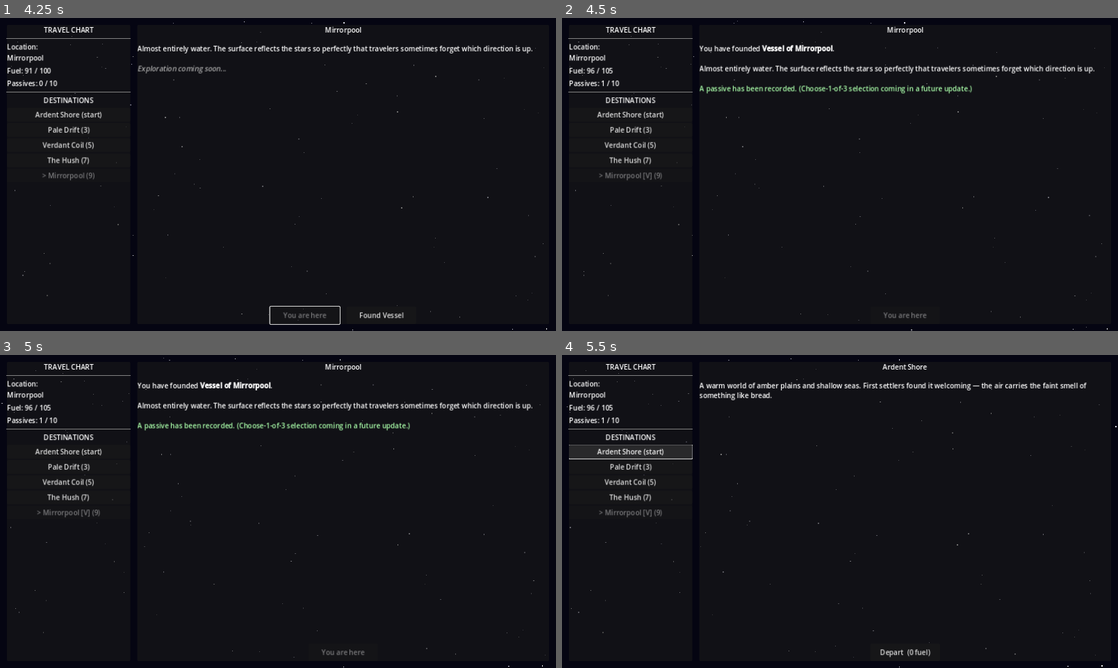
Above: before the commit, frames 1-4 (two rows, left to right).
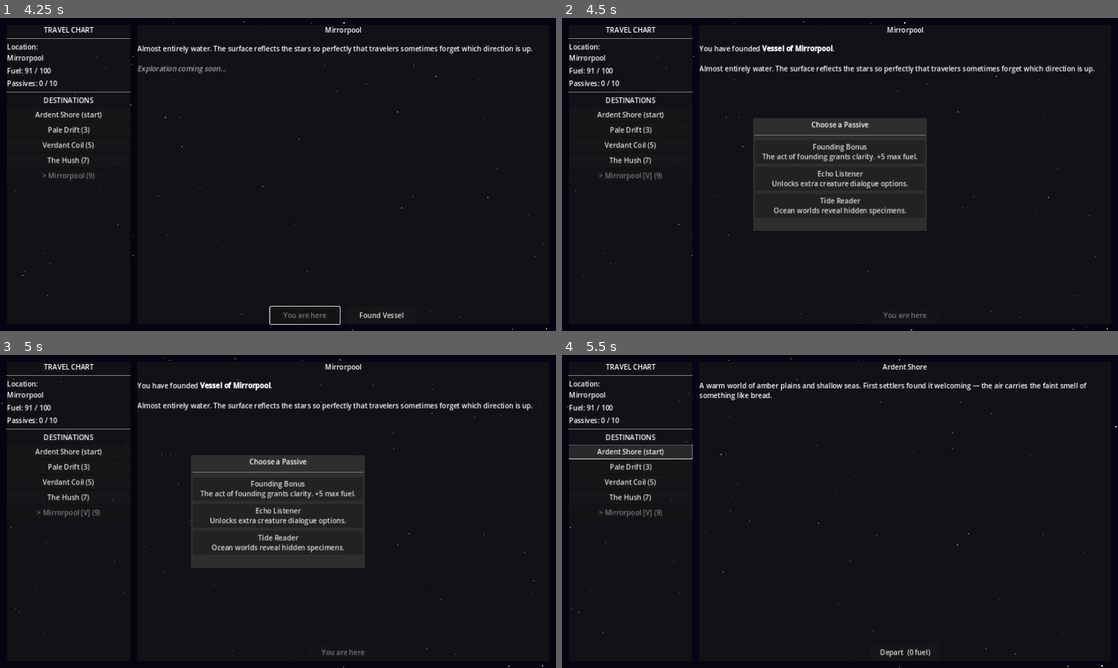
Above: after the commit, the same moments.

Repository: ColdTie/Metanoia-Vessel-2D
Game: Godot game, scene res://scenes/travel/travel_screen.tscn
Same seed, same stepped clock (60 frames per second), same inputs: the game is played once before the commit and once after it.
Inputs:
- Up to frame 1 (4.25 s): click "Pale Drift (3)" at 0.5 s; click "Verdant Coil (5)" at 1.25 s; click "The Hush (7)" at 2 s; click "Mirrorpool (9)" at 2.75 s; click "Depart (9 fuel)" at 3.5 s
- Up to frame 2 (4.5 s): click "Found Vessel" at 4.25 s
- Up to frame 3 (5 s): no input
- Up to frame 4 (5.5 s): click "Ardent Shore (start)" at 5 s

Frame 1 is identical in both runs. In frame 2, 6.5% of the frame differs, in the area x 5-74%, y 15-68%; in frame 3, 6.5%; in frame 4, less than 0.1%.

Commit message:
feat: choose-1-of-3 passive selection on settling
Replaces the always-auto-granted Founding Bonus with a real reward
choice: GameState.PASSIVE_ROSTER holds the 6 defined passives,
get_passive_choices() draws up to 3 unowned ones (guaranteeing
Founding Bonus on the very first settlement), and grant_passive_by_id()
applies the pick. travel_screen.gd shows the choice in a PopupPanel
right after founding a Vessel.

Only Founding Bonus has a coded effect (+5 max fuel) so far; the rest
are recorded with their planned effect text but not yet wired into
gameplay, matching the roster's existing TODO status in systems.md.

Co-Authored-By: Claude Sonnet 5 <noreply@anthropic.com>
Claude-Session: https://claude.ai/code/session_01Y8doJ2TzNookcLXgaPgho1

Diff:
--- a/scripts/autoloads/game_state.gd
+++ b/scripts/autoloads/game_state.gd
@@ -3,6 +3,41 @@
 # Singleton: all mutable game state. Access via GameState.x anywhere.
 
 const MAX_PASSIVES := 10  # Reaching this triggers void unlock check
+
+# Full passive pool for the choose-1-of-3 settling reward. Roster is still
+# growing (see design/systems.md) — 6 of the planned 10 are defined here.
+const PASSIVE_ROSTER: Array = [
+	{
+		"id": "founding_bonus",
+		"name": "Founding Bonus",
+		"desc": "The act of founding grants clarity. +5 max fuel.",
+	},
+	{
+		"id": "root_knowledge",
+		"name": "Root Knowledge",
+		"desc": "Jungle worlds yield extra specimens.",
+	},
+	{
+		"id": "echo_listener",
+		"name": "Echo Listener",
+		"desc": "Unlocks extra creature dialogue options.",
+	},
+	{
+		"id": "frost_hardened",
+		"name": "Frost Hardened",
+		"desc": "Ice-world travel costs 1 less fuel.",
+	},
+	{
+		"id": "tide_reader",
+		"name": "Tide Reader",
+		"desc": "Ocean worlds reveal hidden specimens.",
+	},
+	{
+		"id": "dust_walker",
+		"name": "Dust Walker",
+		"desc": "Desert worlds never trigger forced combat.",
+	},
+]
 
 var current_world: String = "Ardent Shore"
 var passives: Array = []          # Array of {id, name, desc, source}
@@ -118,6 +153,55 @@
 		_trigger_void_check()
 
 
+func get_passive_choices() -> Array:
+	var owned_ids: Array = []
+	for p in passives:
+		owned_ids.append(p.get("id", ""))
+
+	var available: Array = []
+	for def in PASSIVE_ROSTER:
+		if not owned_ids.has(def["id"]):
+			available.append(def)
+	available.shuffle()
+
+	var choices: Array = []
+	# First settlement always offers Founding Bonus as one of the three.
+	if passives.is_empty():
+		for def in available:
+			if def["id"] == "founding_bonus":
+				choices.append(def)
+				available.erase(def)
+				break
+
+	while choices.size() < 3 and not available.is_empty():
+		choices.append(available.pop_front())
+
+	return choices
+
+
+func grant_passive_by_id(passive_id: String, source: String) -> bool:
+	var def := {}
+	for candidate in PASSIVE_ROSTER:
+		if candidate["id"] == passive_id:
+			def = candidate
+			break
+	if def.is_empty():
+		return false
+
+	add_passive({
+		"id": def["id"],
+		"name": def["name"],
+		"desc": def["desc"],
+		"source": source,
+	})
+
+	if passive_id == "founding_bonus":
+		max_fuel += 5
+		refuel(5)
+
+	return true
+
+
 func _trigger_void_check() -> void:
 	# UNRESOLVED: does the replicator feed into the void endgame?
 	# Do not implement without resolving that design question first.
--- a/scripts/travel/travel_screen.gd
+++ b/scripts/travel/travel_screen.gd
@@ -20,6 +20,9 @@
 var _world_desc_label: RichTextLabel
 var _depart_button: Button
 var _settle_button: Button
+
+var _passive_popup: PopupPanel
+var _passive_list: VBoxContainer
 
 var _selected_world_id: String = ""
 
@@ -99,6 +102,7 @@
 
 	_build_left_panel(root)
 	_build_right_panel(root)
+	_build_passive_popup(root)
 
 
 func _build_left_panel(parent: Control) -> void:
@@ -199,6 +203,27 @@
 	_settle_button.custom_minimum_size = Vector2(160.0, 40.0)
 	_settle_button.pressed.connect(_on_settle_pressed)
 	btn_row.add_child(_settle_button)
+
+
+func _build_passive_popup(parent: Control) -> void:
+	_passive_popup = PopupPanel.new()
+	_passive_popup.name = "PassivePopup"
+	parent.add_child(_passive_popup)
+
+	var vbox := VBoxContainer.new()
+	vbox.custom_minimum_size = Vector2(360.0, 0.0)
+	vbox.add_theme_constant_override("separation", 10)
+	_passive_popup.add_child(vbox)
+
+	var title := Label.new()
+	title.text = "Choose a Passive"
+	title.horizontal_alignment = HORIZONTAL_ALIGNMENT_CENTER
+	vbox.add_child(title)
+	vbox.add_child(HSeparator.new())
+
+	_passive_list = VBoxContainer.new()
+	_passive_list.add_theme_constant_override("separation", 8)
+	vbox.add_child(_passive_list)
 
 
 func _make_label(text: String) -> Label:
@@ -290,26 +315,41 @@
 	world["settled"] = true
 	world["vessel_name"] = "Vessel of " + world["name"]
 
-	# Grant the founding passive (choose-1-of-3 UI is TODO)
-	GameState.add_passive({
-		"id": "founding_bonus",
-		"name": "Founding Bonus",
-		"desc": "The act of founding grants clarity. +5 max fuel.",
-		"source": world["name"],
-	})
-	GameState.max_fuel += 5
-	GameState.refuel(5)
-
 	_settle_button.visible = false
 	_populate_destinations()
 	_refresh_status()
 
 	_world_desc_label.text = \
 		"You have founded [b]" + world["vessel_name"] + "[/b].\n\n" \
-		+ world.get("description", "") \
-		+ "\n\n[color=#aaffaa]A passive has been recorded. " \
-		+ "(Choose-1-of-3 selection coming in a future update.)[/color]"
-
+		+ world.get("description", "")
+
+	SaveLoad.save_game()
+	_offer_passive_choice(world["name"])
+
+
+func _offer_passive_choice(source: String) -> void:
+	var choices: Array = GameState.get_passive_choices()
+	if choices.is_empty():
+		return
+
+	for child in _passive_list.get_children():
+		child.queue_free()
+
+	for def in choices:
+		var btn := Button.new()
+		btn.text = "%s\n%s" % [def["name"], def["desc"]]
+		btn.custom_minimum_size = Vector2(340.0, 50.0)
+		var pid: String = def["id"]
+		btn.pressed.connect(func(): _on_passive_chosen(pid, source))
+		_passive_list.add_child(btn)
+
+	_passive_popup.popup_centered(Vector2i(400, 260))
+
+
+func _on_passive_chosen(passive_id: String, source: String) -> void:
+	GameState.grant_passive_by_id(passive_id, source)
+	_passive_popup.hide()
+	_refresh_status()
 	SaveLoad.save_game()
 
 
Not shown, changed: CLAUDE.md
Not shown, changed: design/content-log.md
Not shown, changed: design/systems.md
